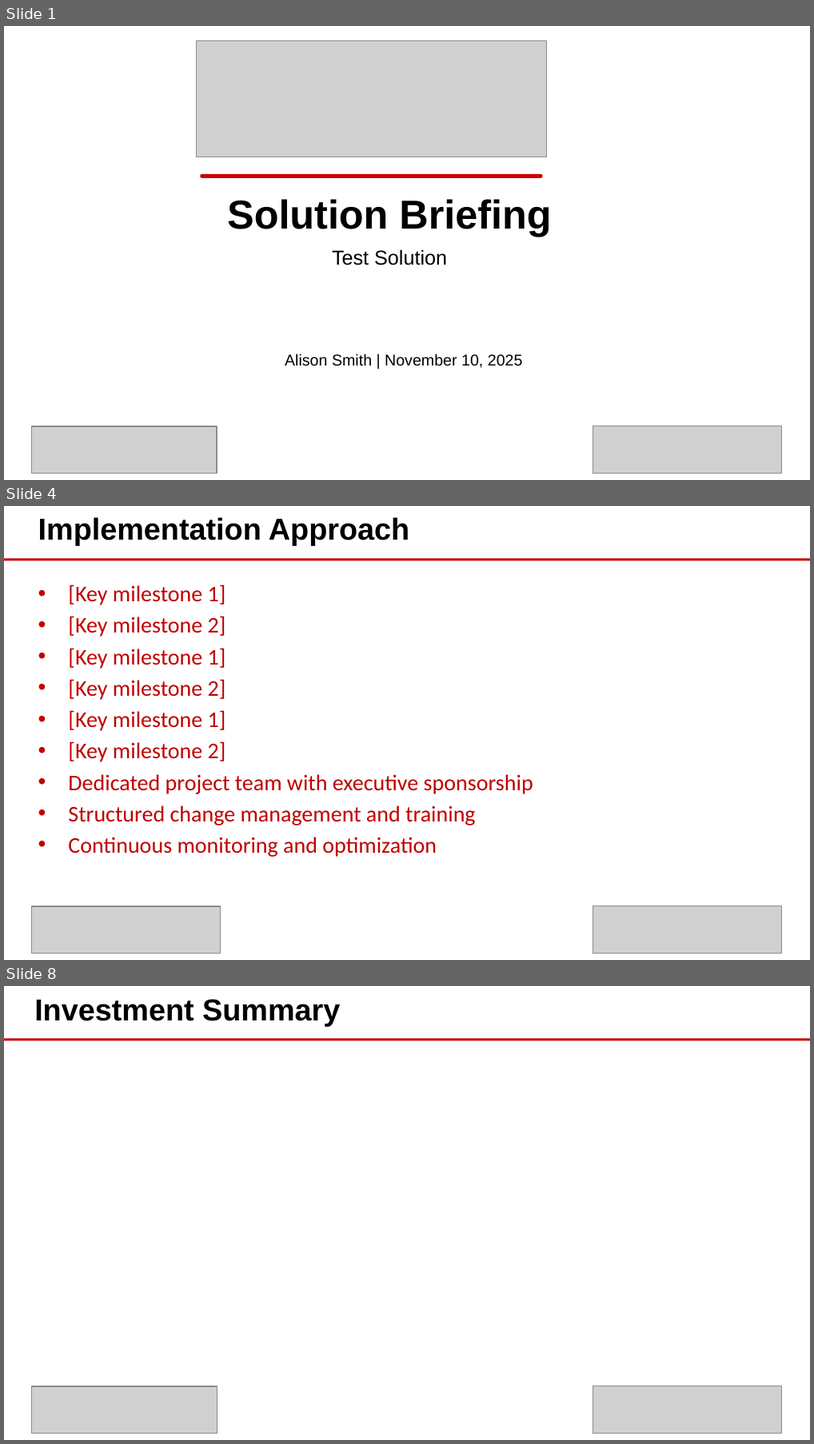
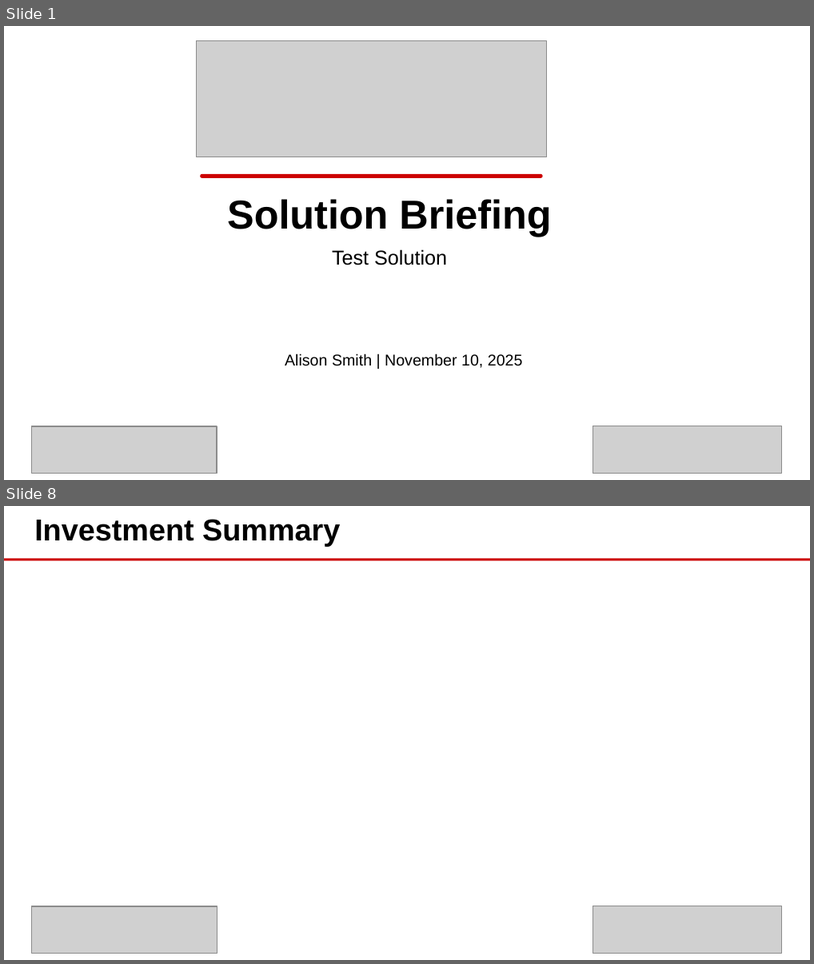
Before and after one commit to eoframework/solutions, a slide deck: solution-template/sample-provider/sample-category/sample-solution/presales/solution-briefing.pptx. Shown one above the other, each under a label of ours: slides 1, 4 and 8 before the commit, slides 1 and 8 after it; the slides between them are not shown. The pictures are 814x1444 and 814x964 pixels, drawn with LibreOffice and Linux fonts; fonts in the diff are those of the drawing; grey boxes stand for pictures; background and template pictures are left out. Boxes give left, top, right and bottom in pixels: in the first picture for what was removed or moved away, otherwise in the second. Text is boxed around its words. In the diff, an @@ line names an element or a change of style, - is before the commit and + after.

```diff
--- a/solution-template/sample-provider/sample-category/sample-solution/presales/solution-briefing.pptx
+++ b/solution-template/sample-provider/sample-category/sample-solution/presales/solution-briefing.pptx
@@ slide 4 removed at <box>4,506,810,960</box>, background #FFFFFF; not listed: 1 template element that a slide beside it also shows @@
@@ text removed at <box>38,517,410,546</box> @@
-Implementation Approach
@@ text removed at <box>68,584,534,856</box> @@
-• [Key milestone 1]
-• [Key milestone 2]
-• [Key milestone 1]
-• [Key milestone 2]
-• [Key milestone 1]
-• [Key milestone 2]
-• Dedicated project team with executive sponsorship
-• Structured change management and training
-• Continuous monitoring and optimization
@@ picture removed at <box>31,906,220,952</box> @@
@@ picture removed at <box>594,906,782,952</box> @@
```
Also in this commit, not shown: 4 slides changed, 2 slides added, 1 other slide removed, 3 other files.
